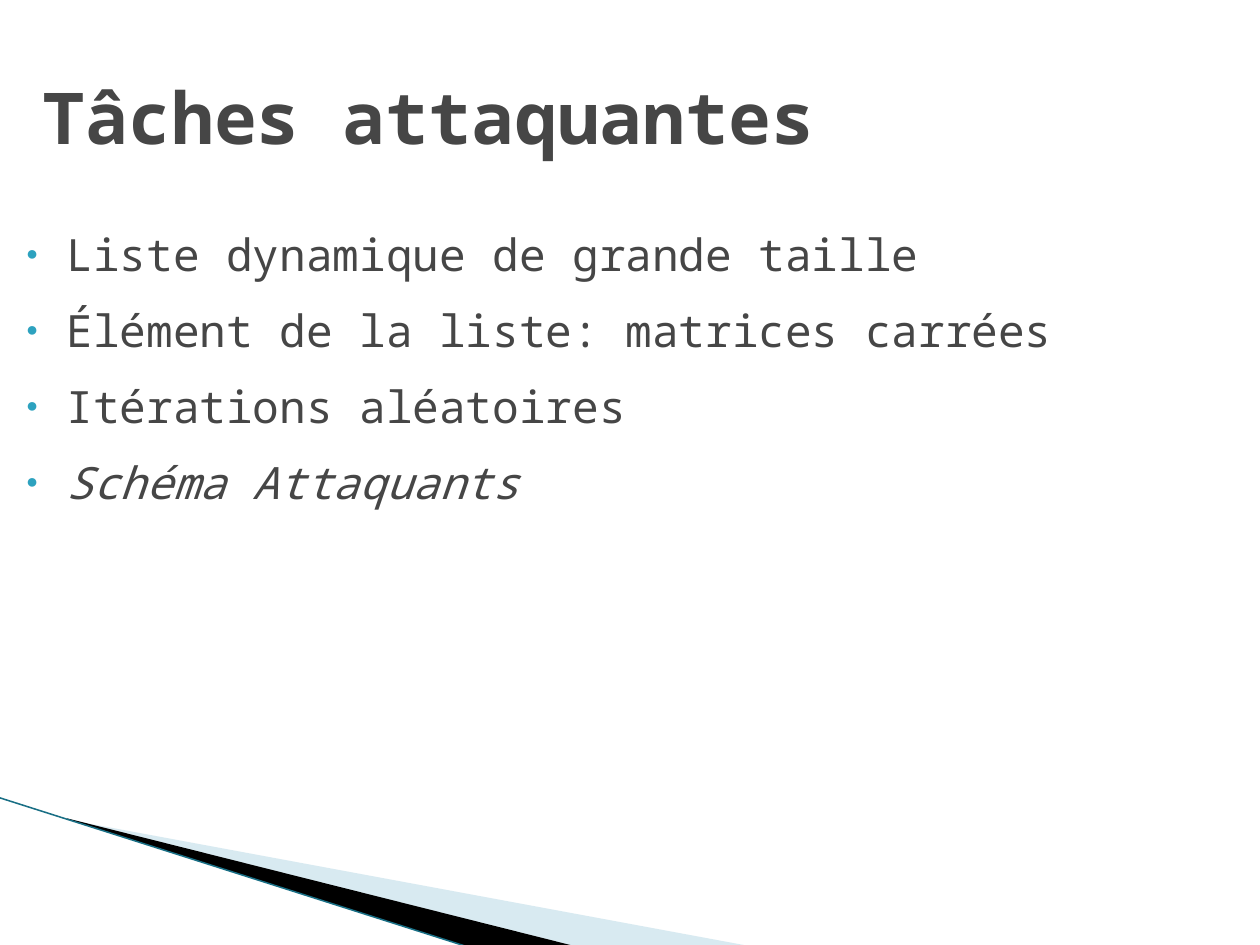
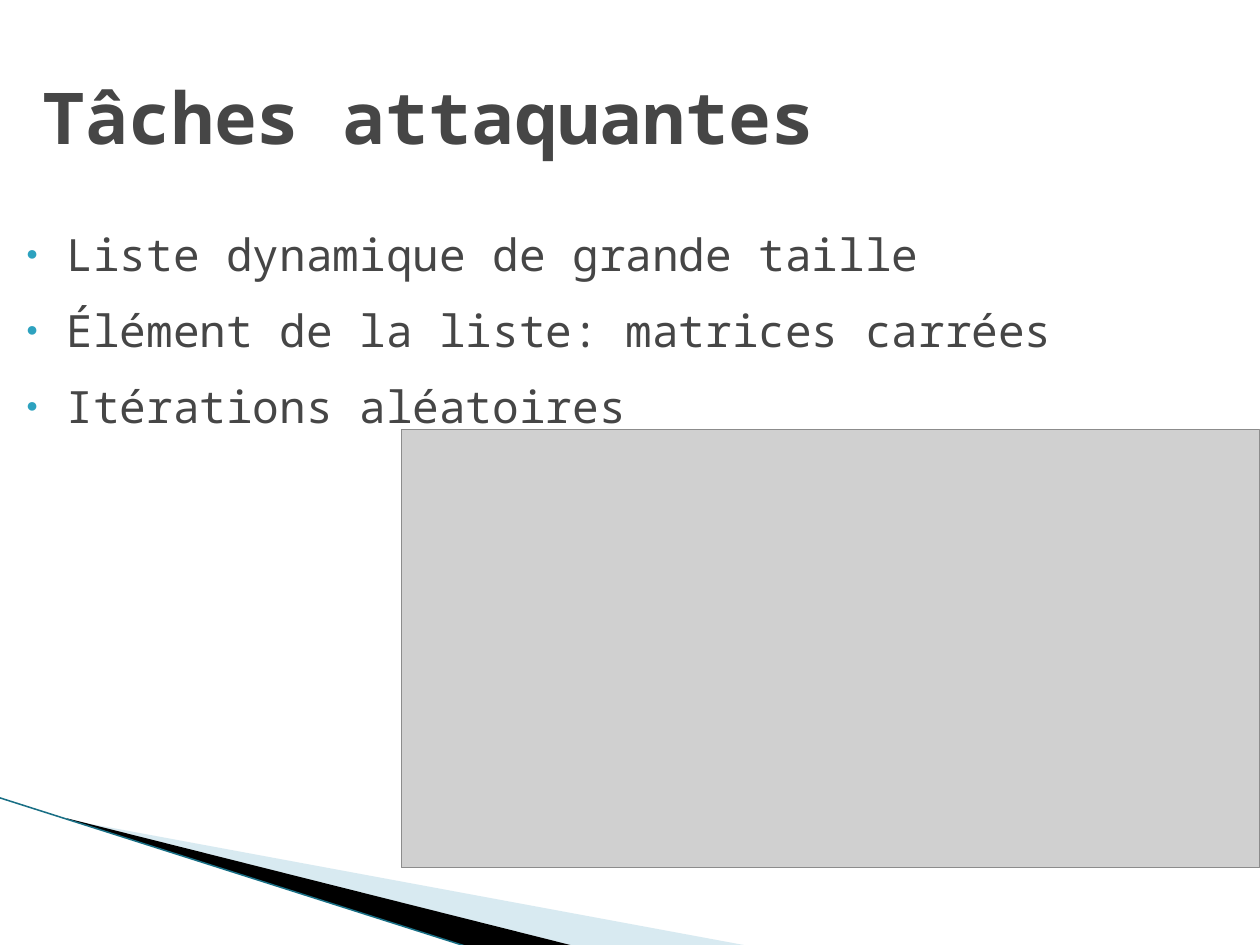
Before and after one commit to robertoxmed/c_memory_monitor, a slide deck: slide 5 of doc/Temps-Réel et Multi-coeurs.pptx. Drawn at 1260x945 pixels with LibreOffice and Linux fonts; fonts in the diff are those of the drawing; grey boxes stand for pictures; background and template pictures are left out. Boxes give left, top, right and bottom in pixels: in the first picture for what was removed or moved away, otherwise in the second. Text is boxed around its words. In the diff, an @@ line names an element or a change of style, - is before the commit and + after.

Commit message:
Presentation avec schémas

```diff
--- a/doc/Temps-Réel et Multi-coeurs.pptx
+++ b/doc/Temps-Réel et Multi-coeurs.pptx
@@ picture added at <box>401,430,1260,868</box> @@
@@ text at <box>67,465,519,510</box>: paragraph removed @@
-● Schéma Attaquants
```
Also in this commit, not shown: 5 other slides changed, 1 other file.
